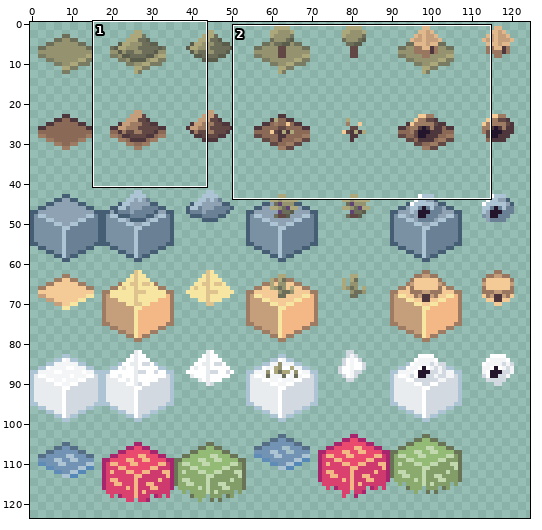
One commit to this sprite sheet: Assets/iso_tiled_example.v0.1/iso_tiled_example/iso_tileset_no_bottom.png. The first picture is a wide view before the edit; the outline marks the close-up.
Close-up. First the earlier version:
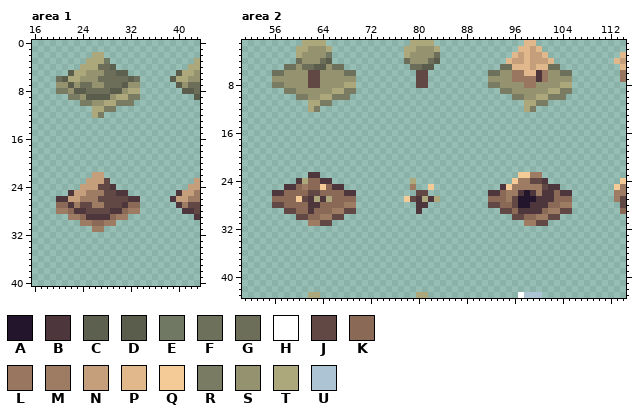
The file is 128x128 pixels. Colours within 5 levels of each other are drawn and written as one. Shown: area 1: x 16..43, y 0..40; area 2: x 51..114, y 1..43. The wide view leaves out empty margins.
Palette (. is transparent): A #23162c  B #4d373c  C #5b5d4cf7  D #5b5d4c  E #6c6e59df  F #6c6e59f7  G #6c6e59  H #ffffff  J #624844  K #8a6a57  L #987660  M #9e7c63  N #c59f7b  P #e0b88b  Q #f4ca96  R #797b63  S #94926f  T #ada77c  U #adc4d5
Pixels before, area 1, first column x 20:
 2 ......TT................
 3 .....TTTE..............T
 4 ....TTTGGC............TT
 5 ..DTTSSSGGCC........DTTS
 6 FDTTSSSGGGGGCF.....DTTSS
 7 SSDSGGSSGGGDSS......DSGG
 8 RRSDDGGGGDDSTT.......DDG
 9 ..RRSDDDDSTTRR.........D
10 ....RRSSTTRRR...........
11 ......TTRR..............
12 ......TR................
13 ........................
14 ........................
15 ........................
16 ........................
17 ........................
18 ........................
19 ........................
20 ........................
21 ........................
22 ......NN................
23 .....NNNJ..............N
24 ....NNNJJB............NN
25 ..BNNMMMJJBB........BNNM
26 BBNNMMMJJJJJBB.....BNNMM
27 KKBMJJMMJJJBKK......BMJJ
28 MMKBBJJJJBBKMM.......BBJ
29 ..MMKBBBBKMM...........B
30 ....MMKKMM..............
31 ......MM................
Pixels before, area 2 (only the part around the change), first column x 51:
 1 ..........TTTT..............TTTT...............PP..............
 2 .........TTSSST............TTSSST.............PPNP.............
 3 .........TSSSSE............TSSSSG............PNPNNP............
 4 .........GSSSGD............GSSSGD...........PNNPNNNP..........P
 5 .......FFSGGDDSFF...........GGDD...........GGPPPNPPGG..........
 6 .....FFSSSSJJSSSSFF..........JJ..........FFSSLLPPBLSSFF........
 7 .....SSSSSSJJSSSSSS..........JJ..........SSSSLLLLBLSSSS........
 8 .....RRSSSSJJSSSSTT..........JJ..........RRSSSSLLSSSSTT........
 9 .......RRSSSSSSTTRR........................RRSSSSSSTTRR........
10 .........RRSSTTRRR...........................RRSSTTRRR.........
11 ...........TTRR................................TTRR............
12 ...........TR..................................TR..............
13 ...............................................................
14 ...............................................................
15 ...............................................................
16 ...............................................................
17 ...............................................................
18 ...............................................................
19 ...............................................................
20 ...............................................................
21 ...............................................................
22 ...............................................................
23 ...........BB.................................QQMM.............
24 .........BTKKBB.............T................QMMJJB............
25 .......BBKMKKQKBB...........M..Q...........BQMMMMMJBB.........Q
26 .....BBKKKKJJKKKKBB..........JJ..........BBKMMBABMBBKBB.......M
27 .....KKKKQJBTBTKKKK........QJBTBT........KKKMJAAABBBKKK.......M
28 .....JJKKKKBBKKKKMM..........BB..........JJKKJAABBBKKMM........
29 .......JJKKBKKKMMJJ..........B.............JJKBBBBKMMJJ........
30 .........JJKKMMJJ............................JJKKMMJJ..........
31 ...........MMJJ................................MMJJ............
32 ...............................................................
33 ...............................................................
34 ...............................................................
35 ...............................................................
36 ...............................................................
37 ...............................................................
38 ...............................................................
39 ...............................................................
40 ...............................................................
41 ...............................................................
42 ...............................................................
The result:
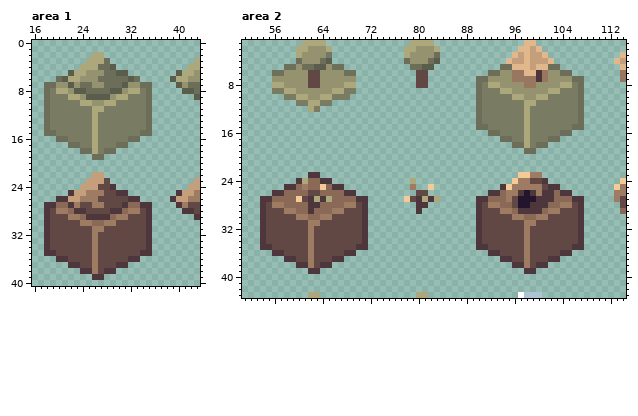
The edit:
Changed rows in their new state; - is an unchanged pixel.
Area 1:
first column x 18:
 3 ----------G-------
 4 -----------D------
 5 ------------DD----
 6 --G-----------DG--
 7 GG--------------GG
 8 GRTT------------RG
 9 GRRRTT----------RG
10 GRRRRRTT-------RRG
11 GRRRRRRR----RRRRRG
12 GRRRRRRR--RRRRRRRG
13 GRRRRRRRTRRRRRRRRG
14 GRRRRRRRTRRRRRRRRG
15 GGRRRRRRTRRRRRRRGG
16 --GGRRRRTRRRRRGG--
17 ----GGRRTRRRGG----
18 ------GGTRGG------
19 --------GG--------
first column x 18:
27 BB--------------BB
28 BJ--------------JB
29 BJJJ----------JJJB
30 BJJJJJ------JJJJJB
31 BJJJJJJJ--JJJJJJJB
32 BJJJJJJJMJJJJJJJJB
33 BJJJJJJJMJJJJJJJJB
34 BJJJJJJJMJJJJJJJJB
35 BBJJJJJJMJJJJJJJBB
36 --BBJJJJMJJJJJBB--
37 ----BBJJMJJJBB----
38 ------BBMJBB------
39 --------BB--------
Area 2:
first column x 56:
 6 ------------------------------------GG----------GG--
 7 ----------------------------------GG--------------GG
 8 TT--------------------------------GRTT------------RG
 9 RRTT------------------------------GRRRTT----------RG
10 --RRTT----------------------------GRRRRRTT-------RRG
11 ----RR----------------------------GRRRRRRR----RRRRRG
12 ----------------------------------GRRRRRRR--RRRRRRRG
13 ----------------------------------GRRRRRRRTRRRRRRRRG
14 ----------------------------------GRRRRRRRTRRRRRRRRG
15 ----------------------------------GGRRRRRRTRRRRRRRGG
16 ------------------------------------GGRRRRTRRRRRGG--
17 --------------------------------------GGRRTRRRGG----
18 ----------------------------------------GGTRGG------
19 ------------------------------------------GG--------
first column x 54:
27 BB--------------BB------------------BB--------------BB
28 BJMM------------JB------------------BJMM------------JB
29 BJJJMM----------JB------------------BJJJMM----------JB
30 BJJJJJMM------JJJB------------------BJJJJJMM------JJJB
31 BJJJJJJJ----JJJJJB------------------BJJJJJJJ----JJJJJB
32 BJJJJJJJMJJJJJJJJB------------------BJJJJJJJMJJJJJJJJB
33 BJJJJJJJMJJJJJJJJB------------------BJJJJJJJMJJJJJJJJB
34 BJJJJJJJMJJJJJJJJB------------------BJJJJJJJMJJJJJJJJB
35 BBJJJJJJMJJJJJJJBB------------------BBJJJJJJMJJJJJJJBB
36 --BBJJJJMJJJJJBB----------------------BBJJJJMJJJJJBB--
37 ----BBJJMJJJBB--------------------------BBJJMJJJBB----
38 ------BBMJBB------------------------------BBMJBB------
39 --------BB----------------------------------BB--------
Where, in picture pixels (left, top, right, bottom), the same in both close-ups:
changed: (44, 58, 152, 160)
added: (44, 202, 152, 280)
changed: (476, 70, 584, 154)
changed: (272, 82, 308, 106)
changed: (260, 196, 368, 274)
changed: (476, 196, 584, 274)
